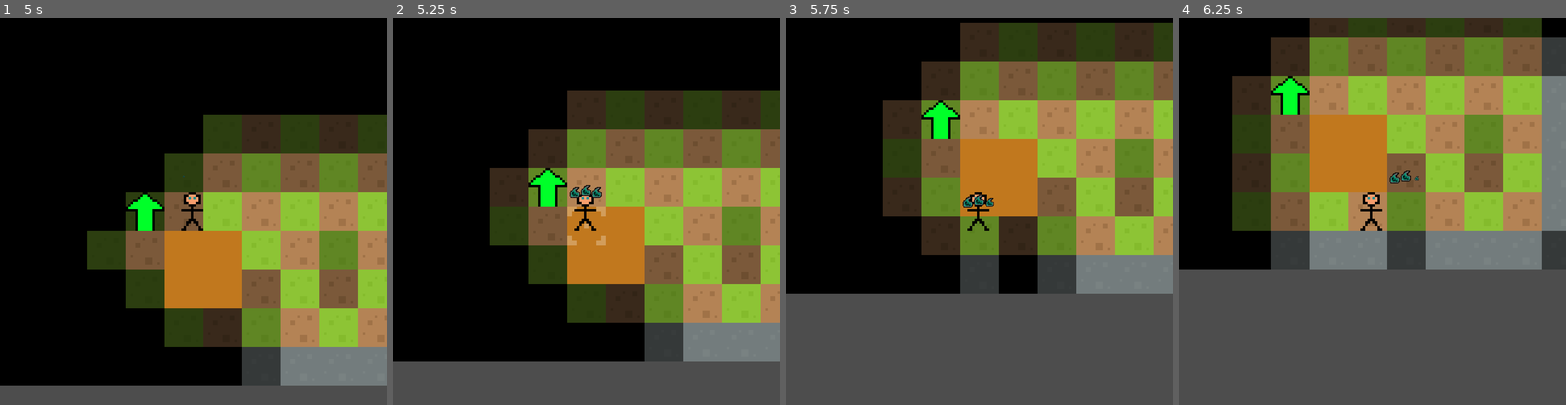
Above: before the commit, frames 1-4 (left to right).
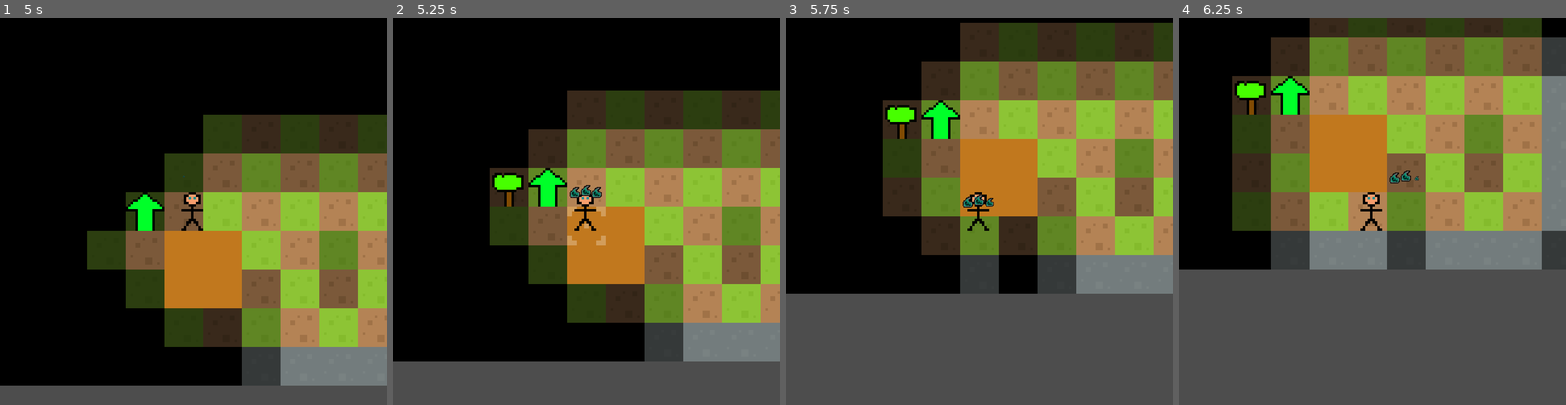
Above: after the commit, the same moments.

Repository: SebboScruff/GMTKJam-2025
Game: Godot game, scene res://scenes/levels/mechanics_testbed.tscn
Same seed, same stepped clock (60 frames per second), same inputs: the game is played once before the commit and once after it.
Inputs:
- Up to frame 1 (5 s): tap Enter at 0.5 s; hold D (move_right) 0.53-1.28 s; hold S (move_down) 1.28-2.03 s; hold D (move_right) 2.03-2.78 s; hold Up (move_up) 2.78-3.53 s; hold Left (move_left) from 3.53 s (still down)
- Up to frame 2 (5.25 s): release Left (move_left) at 5.03 s; hold S (move_down) from 5.03 s (still down)
- Up to frame 3 (5.75 s): keep holding S (move_down)
- Up to frame 4 (6.25 s): release S (move_down) at 5.78 s; hold D (move_right) from 5.78 s (still down)

Frame 1 is identical in both runs. In frame 2, 0.5% of the frame differs, in the area x 25-34%, y 40-49%; in frame 3, 0.5%; in frame 4, 0.5%.

Commit message:
whole combat loop v1 complete

Diff:
--- a/GMTK25_godot/project.godot
+++ b/GMTK25_godot/project.godot
@@ -60,7 +60,7 @@
 
 2d_physics/layer_1="Player"
 2d_physics/layer_2="Enemies"
-2d_physics/layer_3="Tilemap_Obstacles"
+2d_physics/layer_3="Obstacles"
 2d_physics/layer_4="Tilemap_Floors"
 2d_physics/layer_5="Pickups"
 
--- a/GMTK25_godot/scenes/levels/mechanics_testbed.tscn
+++ b/GMTK25_godot/scenes/levels/mechanics_testbed.tscn
@@ -1,9 +1,10 @@
-[gd_scene load_steps=5 format=3 uid="uid://bsk8e0tjs6oi2"]
+[gd_scene load_steps=6 format=3 uid="uid://bsk8e0tjs6oi2"]
 
 [ext_resource type="PackedScene" uid="uid://c6276oj5nbcx5" path="res://scenes/prefabs/map.tscn" id="1_fiamg"]
 [ext_resource type="PackedScene" uid="uid://hgxrqo8ht2hs" path="res://scenes/prefabs/player.tscn" id="2_f0ah4"]
 [ext_resource type="PackedScene" uid="uid://8vdab81hfvav" path="res://scenes/prefabs/basic_enemy.tscn" id="4_5k4b6"]
 [ext_resource type="PackedScene" uid="uid://b0rrkpwk2vh10" path="res://scenes/prefabs/courage_boost.tscn" id="4_dlwxx"]
+[ext_resource type="PackedScene" uid="uid://dq3muqnpi8tay" path="res://scenes/prefabs/obstacle.tscn" id="5_dlwxx"]
 
 [node name="MechanicsTestbed" type="Node2D"]
 
@@ -16,13 +17,20 @@
 tilemap = NodePath("../Map/FullRevealLayer")
 
 [node name="BasicEnemy" parent="." node_paths=PackedStringArray("player", "map_manager", "tilemap") instance=ExtResource("4_5k4b6")]
-position = Vector2(56, 8)
+position = Vector2(56, 56)
+fear_level = 3
 player = NodePath("../Player")
 map_manager = NodePath("../Map")
 tilemap = NodePath("../Map/FullRevealLayer")
 
 [node name="CourageBoost" parent="." instance=ExtResource("4_dlwxx")]
-z_index = 2
 position = Vector2(104, 40)
+courage_increase = 1
+
+[node name="Obstacle" parent="." instance=ExtResource("5_dlwxx")]
+position = Vector2(88, 40)
+
+[node name="Obstacle2" parent="." instance=ExtResource("5_dlwxx")]
+position = Vector2(72, 40)
 
 [editable path="Map"]
--- a/GMTK25_godot/scenes/prefabs/basic_enemy.gd
+++ b/GMTK25_godot/scenes/prefabs/basic_enemy.gd
@@ -72,5 +72,4 @@
 	return tilemap.local_to_map(self.global_position)
 
 func on_death() -> void:
-	print("Great Enemy Felled")
 	queue_free()
--- a/GMTK25_godot/scenes/prefabs/courage_boost.gd
+++ b/GMTK25_godot/scenes/prefabs/courage_boost.gd
@@ -1,10 +1,23 @@
 class_name CourageBoost
 extends Area2D
+
+@onready var sprite: Sprite2D = $Sprite2D
+
 
 @export var courage_increase:int
 
 func on_pickup(_player:Player) -> void:
 	print("%s picked up by Player"%name)
 	# Disable the Area Monitor Status
+	monitorable = false
 	# Hide the sprite
+	sprite.set_visible(false)
 	_player.add_wisps(courage_increase)
+	queue_free()
+
+func reset() -> void:
+	pass
+	# re-enable the Area Monitor Status
+	monitorable = true
+	# Show the sprite
+	sprite.set_visible(true)
--- a/GMTK25_godot/scenes/prefabs/courage_boost.tscn
+++ b/GMTK25_godot/scenes/prefabs/courage_boost.tscn
@@ -7,6 +7,7 @@
 size = Vector2(16, 16)
 
 [node name="CourageBoost" type="Area2D"]
+z_index = 2
 collision_layer = 16
 script = ExtResource("1_i7evw")
 
--- /dev/null
+++ b/GMTK25_godot/scenes/prefabs/obstacle.tscn
@@ -0,0 +1,16 @@
+[gd_scene load_steps=3 format=3 uid="uid://dq3muqnpi8tay"]
+
+[ext_resource type="Texture2D" uid="uid://bf1aula6y2e44" path="res://assets/temp_testing/lil tree.png" id="1_88d1b"]
+
+[sub_resource type="RectangleShape2D" id="RectangleShape2D_1b3ag"]
+size = Vector2(16, 16)
+
+[node name="Obstacle" type="Area2D"]
+z_index = 2
+collision_layer = 4
+
+[node name="CollisionShape2D" type="CollisionShape2D" parent="."]
+shape = SubResource("RectangleShape2D_1b3ag")
+
+[node name="Sprite2D" type="Sprite2D" parent="."]
+texture = ExtResource("1_88d1b")
--- a/GMTK25_godot/scenes/prefabs/player.gd
+++ b/GMTK25_godot/scenes/prefabs/player.gd
@@ -27,7 +27,8 @@
 var tiles_recorded:Array = []
 #endregion
 
-var is_moving = false
+var lost_combat := false
+var is_moving := false
 signal on_player_turn_ended(player_tile:Vector2)
 
 # Called when the node enters the scene tree for the first time.
@@ -56,19 +57,23 @@
 
 	if(Input.is_action_just_pressed("debug_activate")):
 		on_blackout()
-
-	if(Input.is_action_pressed("move_up")):
-		next_tile_check.target_position = Vector2(0, -TILE_SIZE)
-		try_move(Vector2.UP)
-	elif (Input.is_action_pressed("move_down")):
-		next_tile_check.target_position = Vector2(0, TILE_SIZE)
-		try_move(Vector2.DOWN)
-	elif(Input.is_action_pressed("move_left")):
-		next_tile_check.target_position = Vector2(-TILE_SIZE,0)
-		try_move(Vector2.LEFT)
-	elif(Input.is_action_pressed("move_right")):
-		next_tile_check.target_position = Vector2(TILE_SIZE,0)
-		try_move(Vector2.RIGHT)
+	if(!lost_combat):
+		if(Input.is_action_pressed("move_up")):
+			next_tile_check.target_position = Vector2(0, -TILE_SIZE)
+			try_move(Vector2.UP)
+		elif (Input.is_action_pressed("move_down")):
+			next_tile_check.target_position = Vector2(0, TILE_SIZE)
+			try_move(Vector2.DOWN)
+		elif(Input.is_action_pressed("move_left")):
+			next_tile_check.target_position = Vector2(-TILE_SIZE,0)
+			try_move(Vector2.LEFT)
+		elif(Input.is_action_pressed("move_right")):
+			next_tile_check.target_position = Vector2(TILE_SIZE,0)
+			try_move(Vector2.RIGHT)
+	else:
+		if(Input.is_action_just_released("move_up") ||Input.is_action_just_released("move_down") ||
+		Input.is_action_just_released("move_left") ||Input.is_action_just_released("move_right")):
+			lost_combat = false
 
 func _physics_process(delta: float) -> void:
 	if(is_moving == false):
@@ -108,16 +113,14 @@
 	if(next_tile_check.is_colliding()):
 		if(next_tile_check.get_collider() is Enemy):
 			var target_enemy = next_tile_check.get_collider() as Enemy
-			if(courage_remaining < target_enemy.fear_level):
-				## Player is too scared to attack. Attack command is ignored.
-				## TODO play the 'cowering' animation here if we have it.
-				return
-			else:
-				resolve_combat(target_enemy, current_tile, target_tile)
-				return # Whether or not we move is determined by the combat function. Break out of try_move.
+
+			resolve_combat(target_enemy, current_tile, target_tile)
+			return # Whether or not we move is determined by the combat function. Break out of try_move.
 		elif(next_tile_check.get_collider() is CourageBoost):
 			var target_pickup = next_tile_check.get_collider() as CourageBoost
 			target_pickup.on_pickup(self)
+		else: # The only other thing it could possible be colliding with is an obstacle
+			return
 
 
 	## Extract data out of the target tile, to see if it is walkable or not
@@ -150,19 +153,26 @@
 		move_to_tile(current_tile, target_tile)
 
 func resolve_combat(target_enemy:Enemy, _current_tile:Vector2, _target_tile:Vector2) -> void:
-	print(target_enemy.name)
-	if(courage_remaining > target_enemy.courage_requirement):
+	print("Player attacking %s"%target_enemy.name)
+	var wisp_count = ceil(courage_remaining)
+	if(wisp_count == 0):
+		print("Player is too scared to fight!")
+	elif(wisp_count > target_enemy.fear_level):
+		print("Player is very brave. Enemy killed without any courage loss")
 		target_enemy.on_death()
 		move_to_tile(_current_tile, _target_tile)
 		return
-	elif(courage_remaining == target_enemy.courage_requirement):
+	elif(wisp_count == target_enemy.fear_level):
+		print("Player is kinda brave. Enemy killed with courage loss")
 		target_enemy.on_death()
 		move_to_tile(_current_tile, _target_tile)
-		adjust_courage(-1.0) ## Numbers subject to change
-		return
-	elif(courage_remaining < target_enemy.courage_requirement):
-		## Probably want some kind of animation or infomatic to show that you lost
-		adjust_courage(-1.0) ## Numbers subject to change
+		remove_wisps(1)
+		return
+	elif(courage_remaining < target_enemy.fear_level):
+		print("Player is not at all brave. Enemy not killed.")
+		remove_wisps(1)
+		on_blackout()
+		lost_combat = true
 		return
 
 
@@ -181,8 +191,6 @@
 		on_die()
 	elif(courage_remaining > 5):
 		courage_remaining = 5
-
-	print("Courage Updated: You have %f courage remaining"%courage_remaining)
 	wisp_manager.update_wisp_visuals()
 
 func add_wisps(_delta:int) -> void:
@@ -234,9 +242,9 @@
 				tiles_visited.append(t)
 		# Re-remove the fog from around those tiles.
 
-
-	courage_remaining = 3.0
-	wisp_manager.update_wisp_visuals()
+	if(courage_remaining < 3):
+		courage_remaining = 3.0
+		wisp_manager.update_wisp_visuals()
 
 	for t in tiles_visited:
 		if(!tiles_recorded.has(t)):
--- a/GMTK25_godot/scenes/prefabs/player.tscn
+++ b/GMTK25_godot/scenes/prefabs/player.tscn
@@ -36,7 +36,7 @@
 [node name="TileCheckerRaycast" type="RayCast2D" parent="."]
 z_index = -1
 target_position = Vector2(0, -16)
-collision_mask = 18
+collision_mask = 22
 collide_with_areas = true
 
 [node name="DebugTileFinder" type="Sprite2D" parent="."]
Binary file added: GMTK25_godot/assets/temp_testing/lil tree.png
Not shown, added: GMTK25_godot/assets/temp_testing/lil tree.png.import
